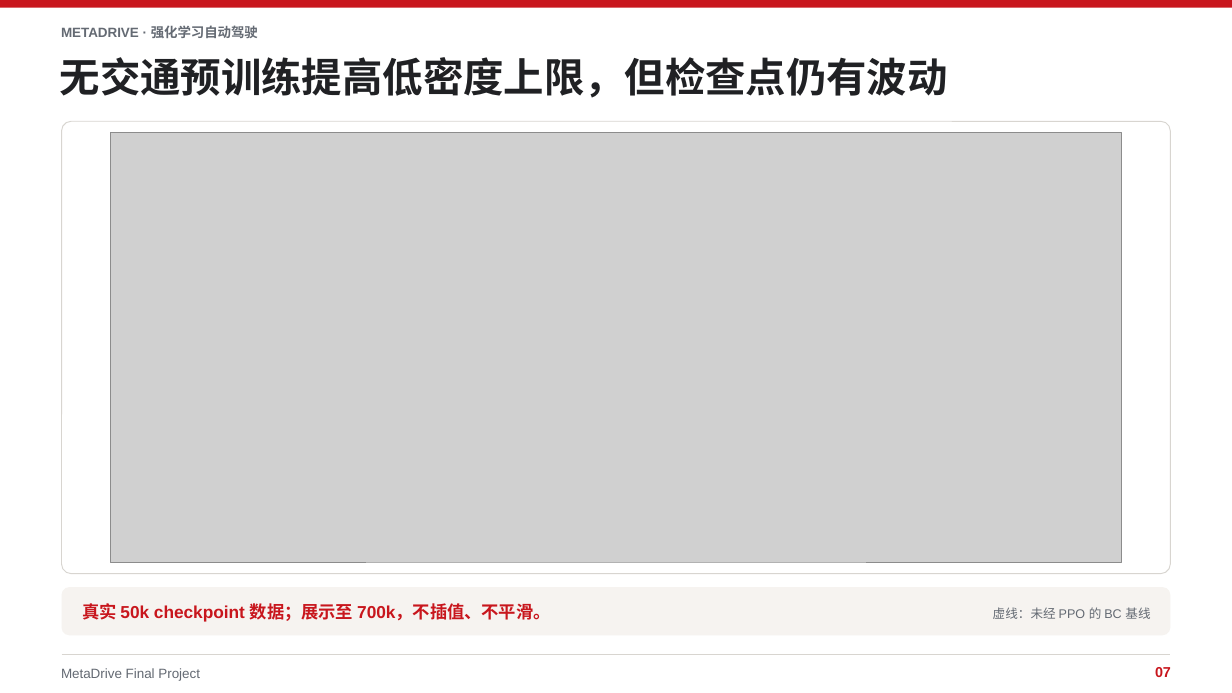
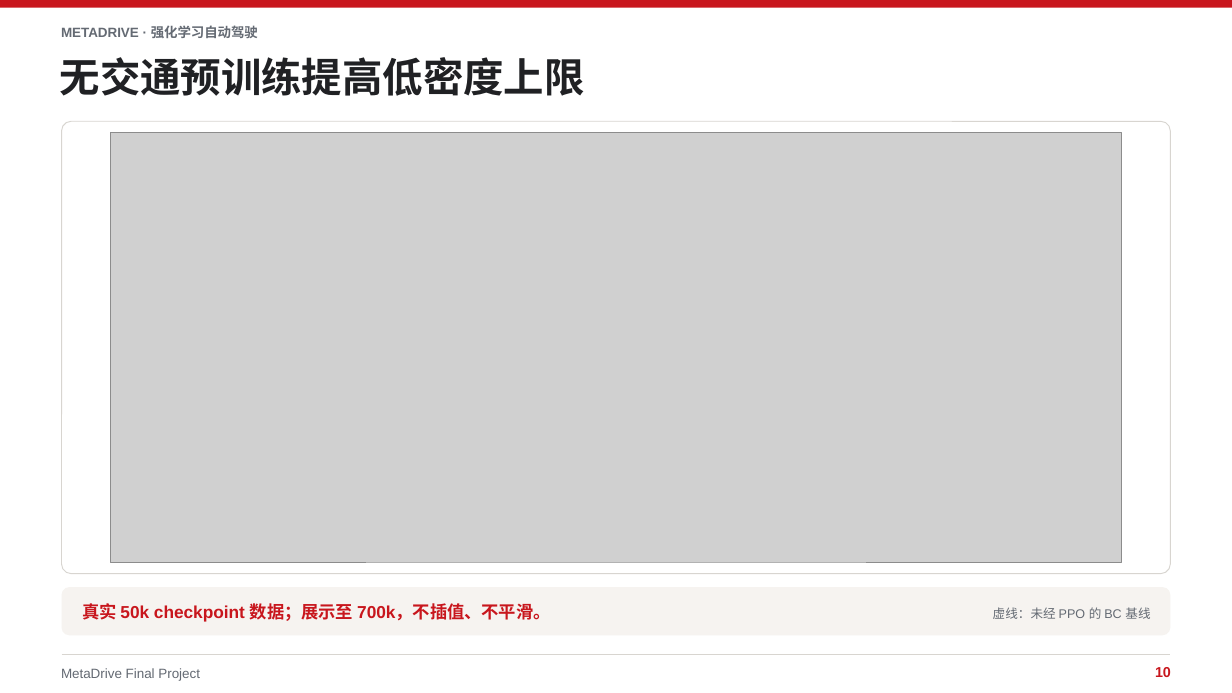
Before and after one commit to xiaoli11155/MetaDrive-FinalProject, a slide deck: slide 10 of ppt/MetaDrive_强化学习自动驾驶_最终汇报.pptx (slide 7 before the commit). Drawn at 1232x693 pixels with LibreOffice and Linux fonts; fonts in the diff are those of the drawing; grey boxes stand for pictures. Boxes give left, top, right and bottom in pixels: in the first picture for what was removed or moved away, otherwise in the second. Text is boxed around its words. In the diff, an @@ line names an element or a change of style, - is before the commit and + after.

```diff
--- a/ppt/MetaDrive_强化学习自动驾驶_最终汇报.pptx
+++ b/ppt/MetaDrive_强化学习自动驾驶_最终汇报.pptx
@@ text at bbox=[60, 57, 584, 96]: text changed @@
-无交通预训练提高低密度上限，但检查点仍有波动
+无交通预训练提高低密度上限
@@ text at bbox=[1155, 667, 1171, 677]: text changed @@
-07
+10
```
Also in this commit, not shown: 11 other slides changed, 3 slides added.
